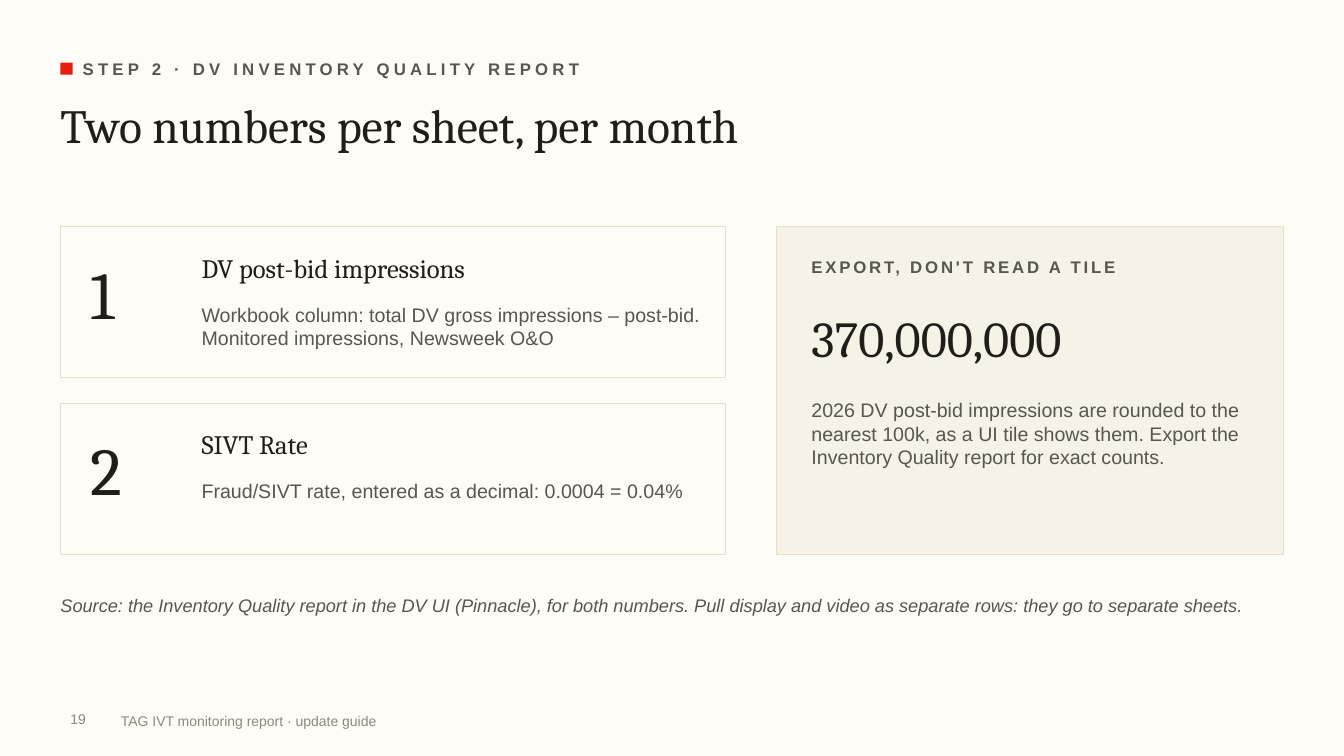
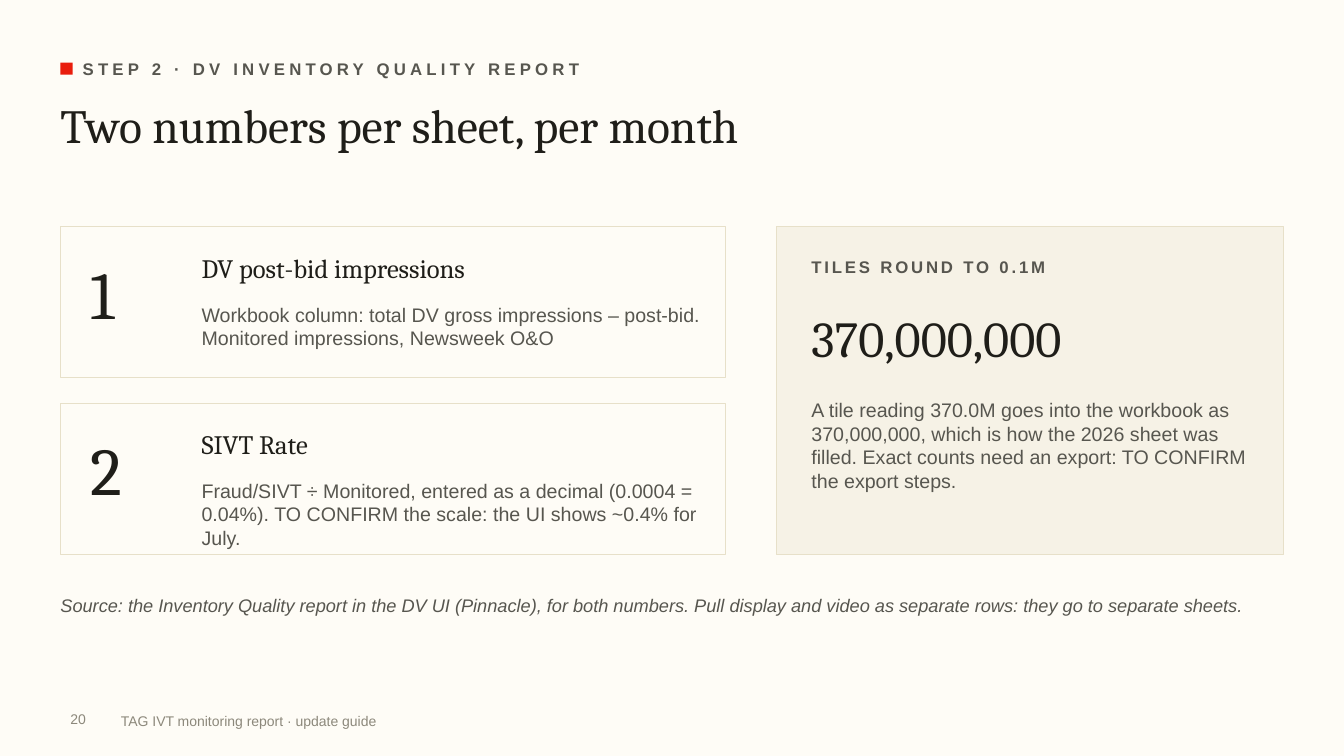
Before and after one commit to rogerhirano-nw/yield-dashboard, a slide deck: slide 20 of docs/TAG_IVT_Report_Update_Guide.pptx (slide 19 before the commit). Drawn at 1344x756 pixels with LibreOffice and Linux fonts; fonts in the diff are those of the drawing; background and template pictures are left out. Boxes give left, top, right and bottom in pixels: in the first picture for what was removed or moved away, otherwise in the second. Text is boxed around its words. In the diff, an @@ line names an element or a change of style, - is before the commit and + after.

```diff
--- a/docs/TAG_IVT_Report_Update_Guide.pptx
+++ b/docs/TAG_IVT_Report_Update_Guide.pptx
@@ text at (811,261,1045,273): text changed @@
-EXPORT, DON'T READ A TILE
+TILES ROUND TO 0.1M
@@ text at (811,403,1246,492): text changed @@
-2026 DV post-bid impressions are rounded to the nearest 100k, as a UI tile shows them. Export the Inventory Quality report for exact counts.
+A tile reading 370.0M goes into the workbook as 370,000,000, which is how the 2026 sheet was filled. Exact counts need an export: TO CONFIRM the export steps.
@@ text at (202,484,697,549): text changed @@
-Fraud/SIVT rate, entered as a decimal: 0.0004 = 0.04%
+Fraud/SIVT ÷ Monitored, entered as a decimal (0.0004 = 0.04%). TO CONFIRM the scale: the UI shows ~0.4% for July.
@@ page number at (70,714,86,724): text changed @@
-19
+20
```
Also in this commit, not shown: 18 other slides changed, 8 slides added, 2 other files.
